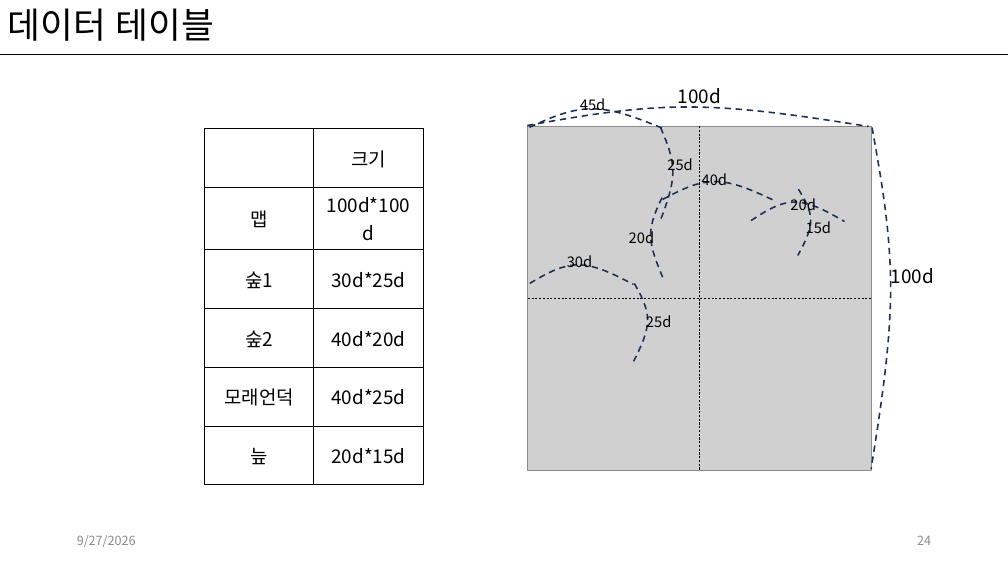
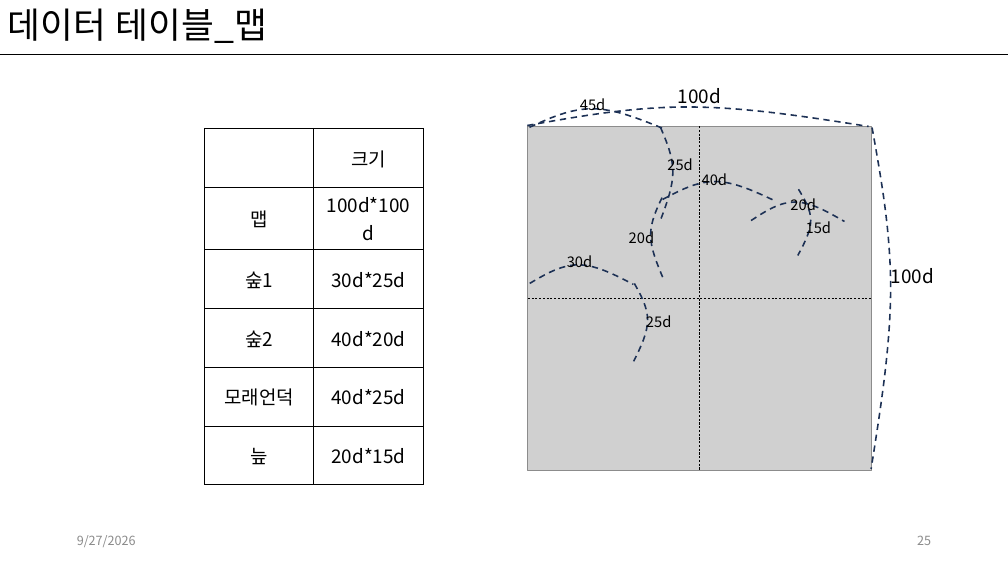
Before and after one commit to kwakyerin/2026_Graduation_Project, a slide deck: slide 25 of documents/HyunahKwon/design/designing/for_teammates/프로토타입_기획.pptx (slide 24 before the commit). Drawn at 1008x567 pixels with LibreOffice and Linux fonts; fonts in the diff are those of the drawing; grey boxes stand for pictures. Boxes give left, top, right and bottom in pixels: in the first picture for what was removed or moved away, otherwise in the second. Text is boxed around its words. In the diff, an @@ line names an element or a change of style, - is before the commit and + after.

Commit message:
플레이어,NPC데이터테이블 작성
모든 프로토타입 데이터테이블은 이후 수치 조정 가능

```diff
--- a/documents/HyunahKwon/design/designing/for_teammates/프로토타입_기획.pptx
+++ b/documents/HyunahKwon/design/designing/for_teammates/프로토타입_기획.pptx
@@ title at [8,8,267,43]: text changed @@
-데이터 테이블
+데이터 테이블_맵
@@ page number at [917,536,931,545]: text changed @@
-24
+25
```
Also in this commit, not shown: 1 other slide changed, 1 slide added.
